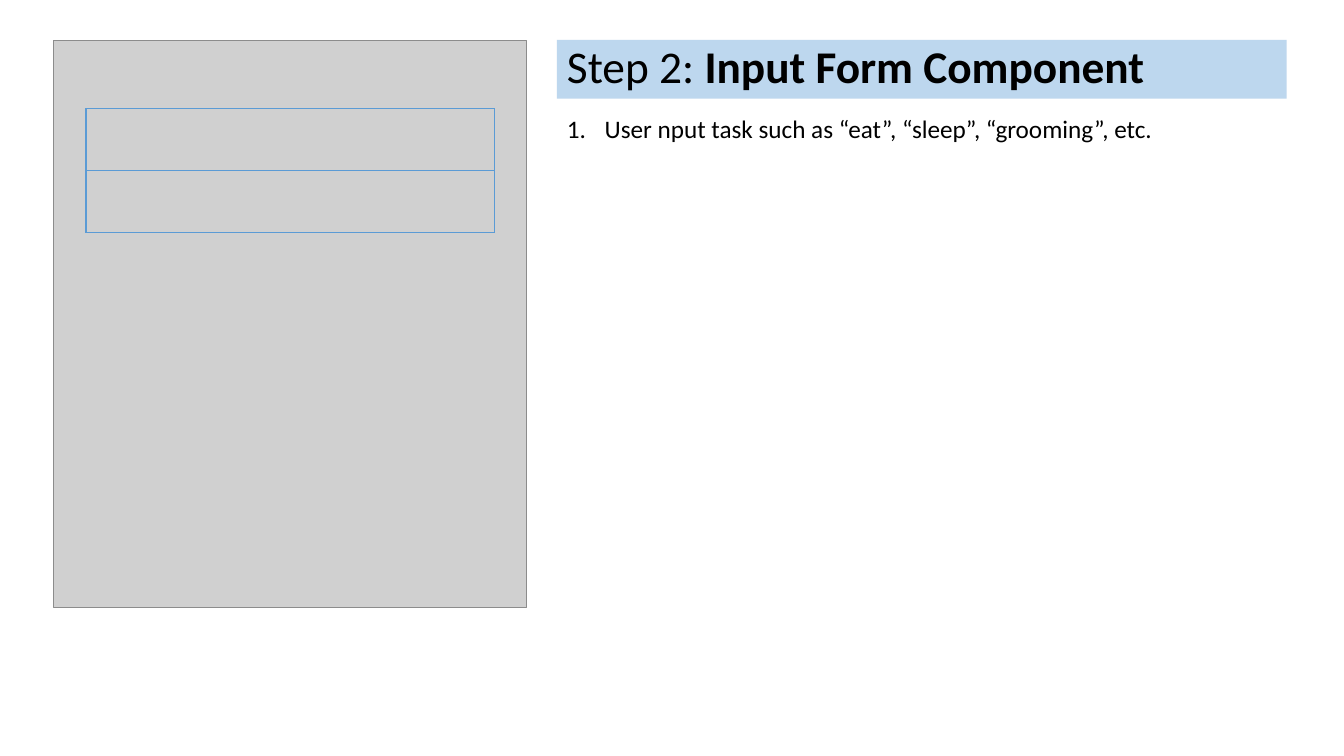
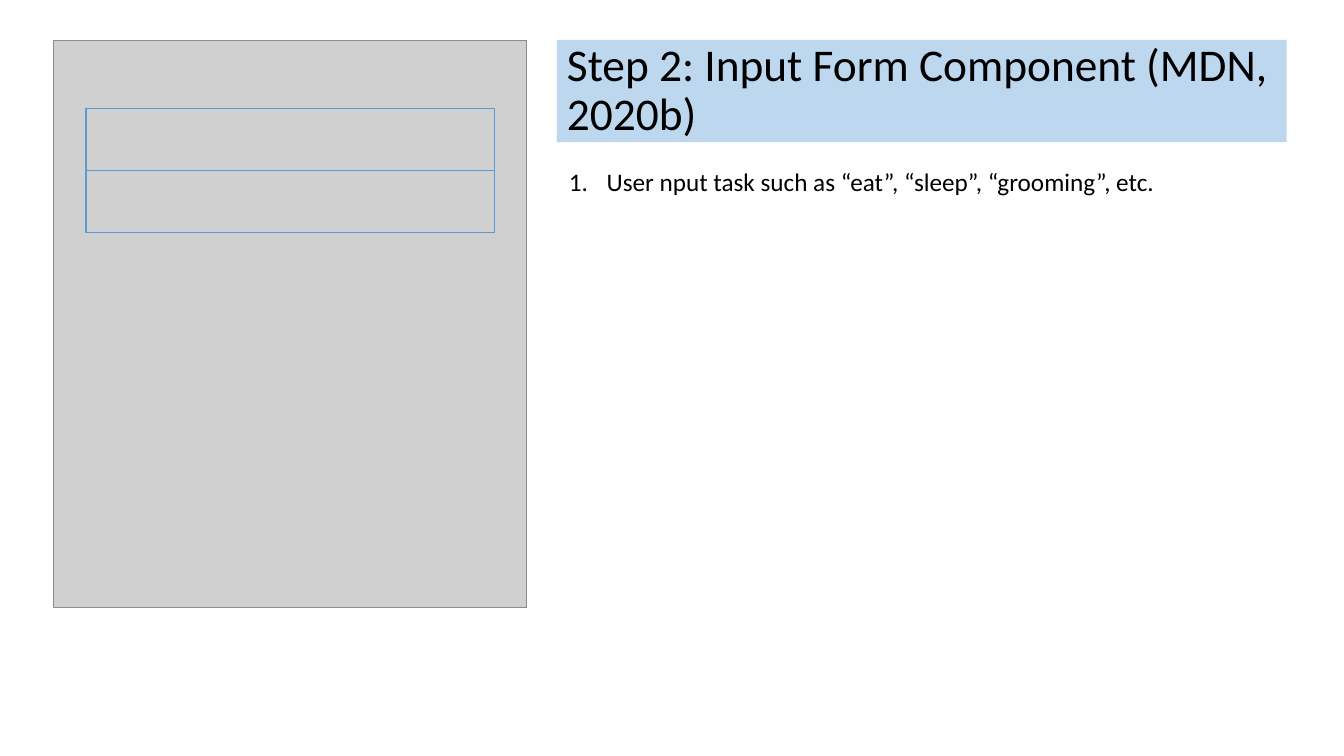
Before and after one commit to jia-von/react-app-planning-assignment, a slide deck: slide 7 of To-Do-App-Illustrations/React To-Do Planning Assignment.pptx. Drawn at 1344x756 pixels with LibreOffice and Linux fonts; fonts in the diff are those of the drawing; grey boxes stand for pictures. Boxes give left, top, right and bottom in pixels: in the first picture for what was removed or moved away, otherwise in the second. Text is boxed around its words. In the diff, an @@ line names an element or a change of style, - is before the commit and + after.

```diff
--- a/To-Do-App-Illustrations/React To-Do Planning Assignment.pptx
+++ b/To-Do-App-Illustrations/React To-Do Planning Assignment.pptx
@@ title "Step 2: Input Form Component ...": place and size @@
-title "Step 2: Input Form Component ..." at [557,39,1287,98]
+title "Step 2: Input Form Component ..." at [557,39,1287,142]
@@ title at [567,48,1267,136]: text changed; bold off @@
-Step 2: Input Form Component
+Step 2: Input Form Component (MDN, 2020b)
@@ text "User nput task such as ...": place and size @@
-text "User nput task such as ..." at [605,120,1152,143]
+text "User nput task such as ..." at [607,173,1154,196]
```
Also in this commit, not shown: 2 other slides changed, 4 other files.
